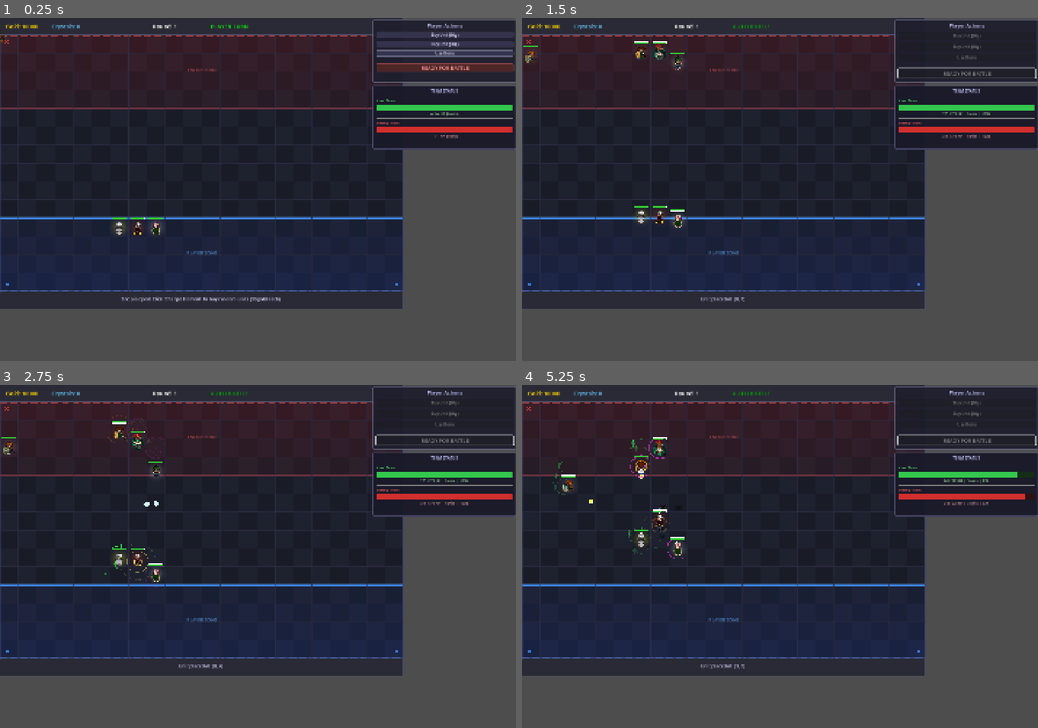
Above: before the commit, frames 1-4 (two rows, left to right).
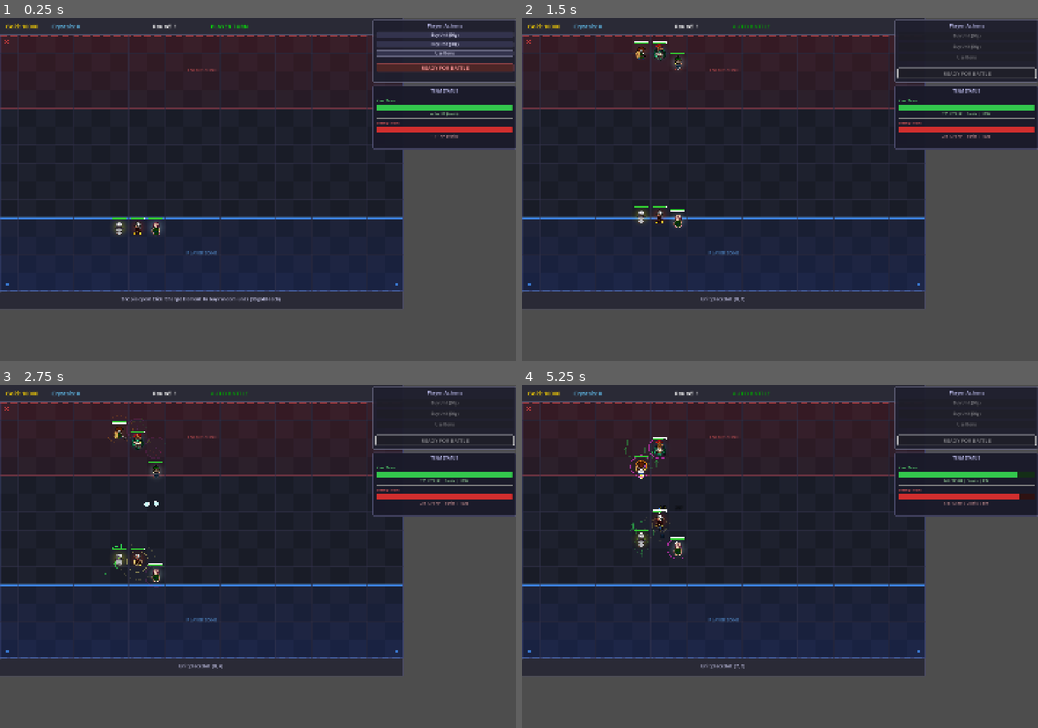
Above: after the commit, the same moments.

Repository: iceie2/autobattler-rpg
Game: Godot game, scene res://scenes/main_game.tscn
The game is run twice, just before and just after one commit, with the same random seed, the same clock (stepped at 60 frames per second) and the same inputs.
Inputs (mouse positions are in pixels of both pictures, inside the frame that each line leads up to):
- Up to frame 1 (0.25 s): no input
- Up to frame 2 (1.5 s): click "READY FOR BATTLE" at 0.5 s; move the mouse to (893, 172) at 1.27 s; click (893, 172) at 1.42 s
- Up to frame 3 (2.75 s): drag from (154, 573) to (232, 625) at 2.02 s
- Up to frame 4 (5.25 s): move the mouse to (831, 481) at 2.77 s; click (831, 481) at 2.92 s; drag from (754, 625) to (625, 505) at 3.52 s; move the mouse to (934, 607) at 4.27 s; click (934, 607) at 4.42 s; drag from (625, 505) to (702, 470) at 5.02 s

The runs differ from the first frame. In frame 1, less than 0.1% of the frame differs, in the area x 0-1%, y 5-8%; in frame 2, less than 0.1%; in frame 3, less than 0.1%; in frame 4, 0.3%, in the area x 5-98%, y 15-83%.

Commit message:
Remove pre-placed warrior, scale enemies by round
- Remove the static Unit node from main_game.tscn (was causing a
  phantom enemy Warrior every game)
- Remove unit.tscn ext_resource reference (no longer needed in scene)
- Drop _integrate_scene_units() call since there's nothing to integrate
- spawn_enemies() now scales: Round 1=3, Round 2=5, Round 3=7 (cap 10)

Co-Authored-By: Claude Sonnet 4.6 <noreply@anthropic.com>

Diff:
--- a/scenes/main_game.tscn
+++ b/scenes/main_game.tscn
@@ -1,7 +1,6 @@
-[gd_scene load_steps=15 format=3 uid="uid://c2qx8ydlq8vny"]
+[gd_scene load_steps=14 format=3 uid="uid://c2qx8ydlq8vny"]
 
 [ext_resource type="Script" uid="uid://g0qrs80ptukf" path="res://scripts/main_game.gd" id="1_main"]
-[ext_resource type="PackedScene" uid="uid://lii54yv84srg" path="res://scenes/unit.tscn" id="2_72e8q"]
 [ext_resource type="Script" path="res://scripts/background_layer.gd" id="3_bg"]
 
 [sub_resource type="StyleBoxFlat" id="TopBarStyle"]
@@ -152,7 +151,6 @@
 [node name="BattleGrid" type="Node2D" parent="."]
 position = Vector2(0, 60)
 
-[node name="Unit" parent="BattleGrid" instance=ExtResource("2_72e8q")]
 
 [node name="AutoBattleManager" type="Node" parent="."]
 
--- a/scripts/main_game.gd
+++ b/scripts/main_game.gd
@@ -112,8 +112,7 @@
 	auto_battle_manager.projectile_container = projectile_container
 	auto_battle_manager.skill_effect_container = skill_effect_container
 
-	# Integrate any pre-placed unit nodes in the scene into the runtime grid
-	_integrate_scene_units()
+	pass  # no pre-placed units
 
 func connect_signals() -> void:
 	# Game state signals
@@ -448,8 +447,9 @@
 		unit.queue_free()
 
 func spawn_enemies() -> void:
-	# Spawn 3 random enemy units on right side
-	for i in range(3):
+	# Round 1 = 3 enemies, Round 2 = 5, Round 3 = 7, capped at 10
+	var count := min(3 + (game_state.battle_round - 1) * 2, 10)
+	for i in range(count):
 		var spawn_pos = find_empty_enemy_slot()
 		if spawn_pos == Vector2i(-1, -1):
 			continue
